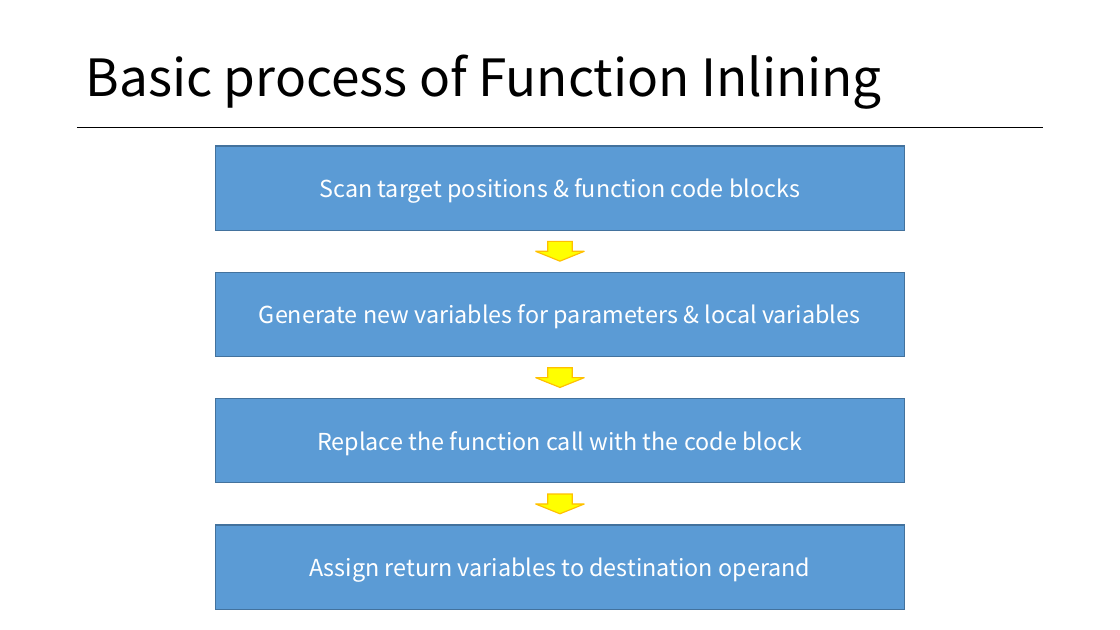
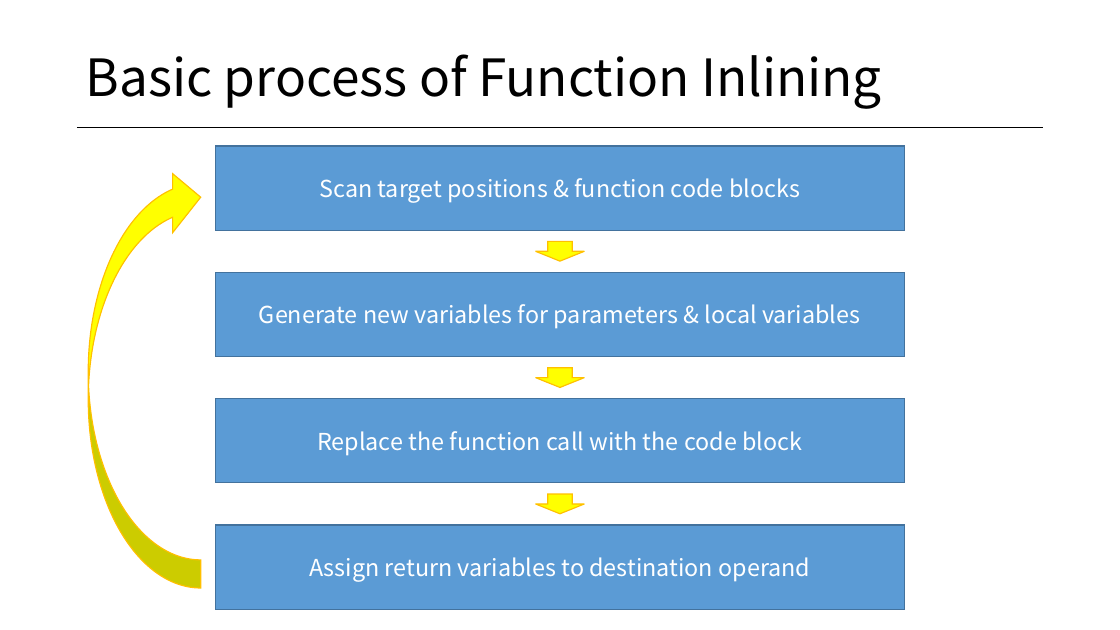
Before and after one commit to Kedia94/AdvancedCompilerConstruction_2018f, a slide deck: slide 3 of deliverables/03.final/Compiler_1210_f1.pptx. Drawn at 1120x630 pixels with LibreOffice and Linux fonts; fonts in the diff are those of the drawing. Boxes give left, top, right and bottom in pixels: in the first picture for what was removed or moved away, otherwise in the second. Text is boxed around its words. In the diff, an @@ line names an element or a change of style, - is before the commit and + after.

```diff
--- a/deliverables/03.final/Compiler_1210_f1.pptx
+++ b/deliverables/03.final/Compiler_1210_f1.pptx
@@ curved left arrow added at (88, 168, 201, 588), fill #FFFF00, outline #FFC000 1 pt @@
```
Also in this commit, not shown: 1 other slide changed.
